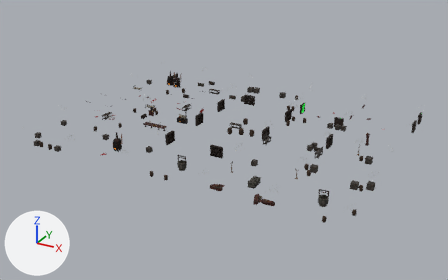
Renders of the glTF model manor_furn_b1.glb from each side of a commit.
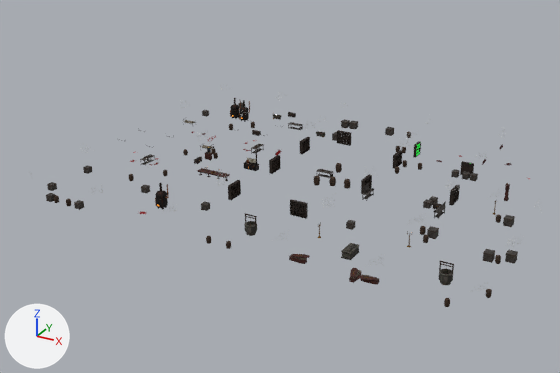
The first picture shows the older version from a 50 mm camera at (53.4, -110.0, 45.7) aimed at (-0.5, -11.8, -3.4). The close-ups show the older and then the newer version on the part from 0% to 91% of the width and 0% to 97% of the height of that picture. Only the edits that show in the close-ups are written down. Lighting does not change. The marker at lower left points along +X, +Y and +Z. Vertices at exactly the same position are counted once.

The first close-up shows 'manor_furn_b1'.
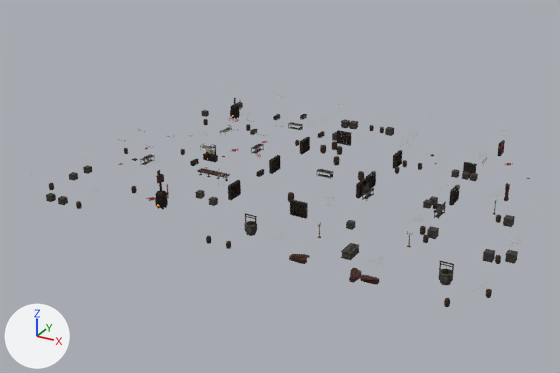
Pixel boxes (x1, y1, x2, y2) of what changed, in the close-ups (560 x 373 px):
'manor_furn_b1', reshaped
    before: (31, 85, 542, 307)
    after: (33, 84, 542, 307)
part 1 of me_manor_furn_b1, deleted
    before: (31, 85, 474, 215)
part 2 of me_manor_furn_b1, built on
    before: (163, 111, 371, 179)
    after: (33, 84, 384, 209)
part 3 of me_manor_furn_b1, built on
    after: (408, 117, 505, 174)

Edits to the bpy script that builds the scene:
```text
Change me_manor_furn_b1:
    used by ob_manor_furn_b1; location = (0.0, 0.0, 0.0)
    remove me_manor_furn_b1.from_pydata(...)  # 30167 vertices, 45024 faces; spans x -32.5..32.6, y -34.6..14.6, z -2.7..2.0
    add me_manor_furn_b1.from_pydata(...)  # 31060 vertices, 46430 faces; spans x -32.6..32.6, y -34.6..14.6, z -2.7..2.0
    me_manor_furn_b1 part 1: 363 loose pieces with 7459 vertices, spanning x -32.5..18.8, y -34.6..14.6, z -2.2..2.0, are deleted
    me_manor_furn_b1 part 2: 37 vertices moved within x -31.8..7.7, y -18.8..6.2, z -2.2..-0.1; 324 vertices removed from x -32.1..7.7, y -22.1..7.1, z -2.2..0.8; 7546 vertices added at x -32.6..8.4, y -34.6..14.6, z -2.2..2.0
    me_manor_furn_b1 part 3: 49 vertices moved within x 17.4..18.8, y 2.3..2.6, z -2.1..-0.3; 417 vertices removed from x 6.8..18.8, y 2.2..7.2, z -2.1..0.6; 1547 vertices added at x 6.8..19.8, y 2.2..14.5, z -2.2..2.0
    other edits to the shape of me_manor_furn_b1 do not show in these pictures
```
